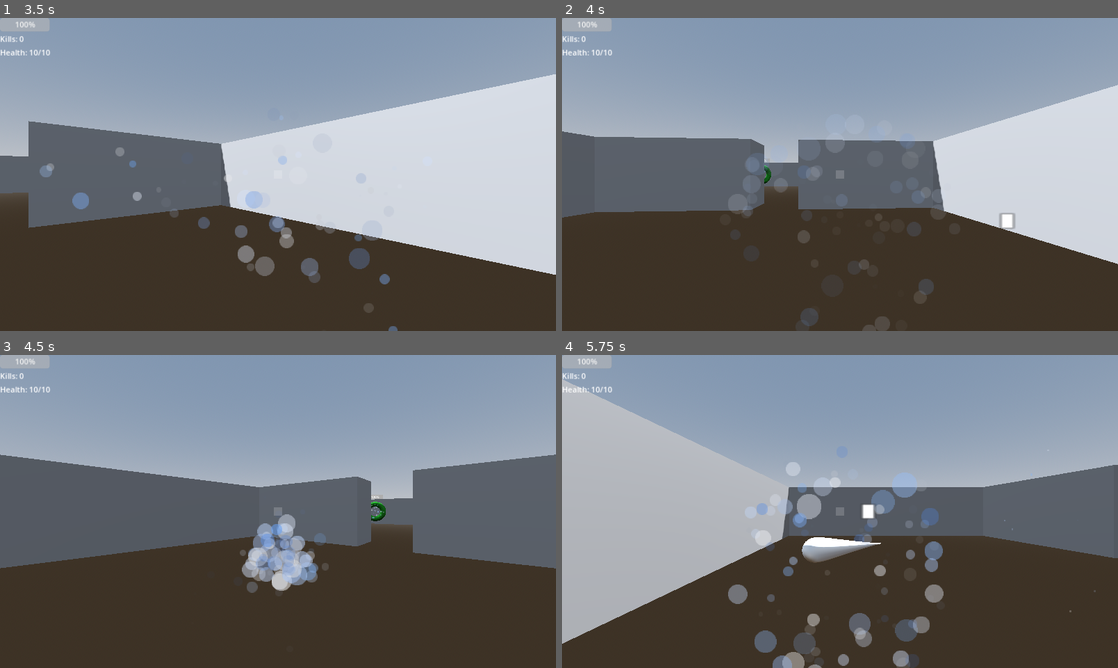
Above: before the commit, frames 1-4 (two rows, left to right).
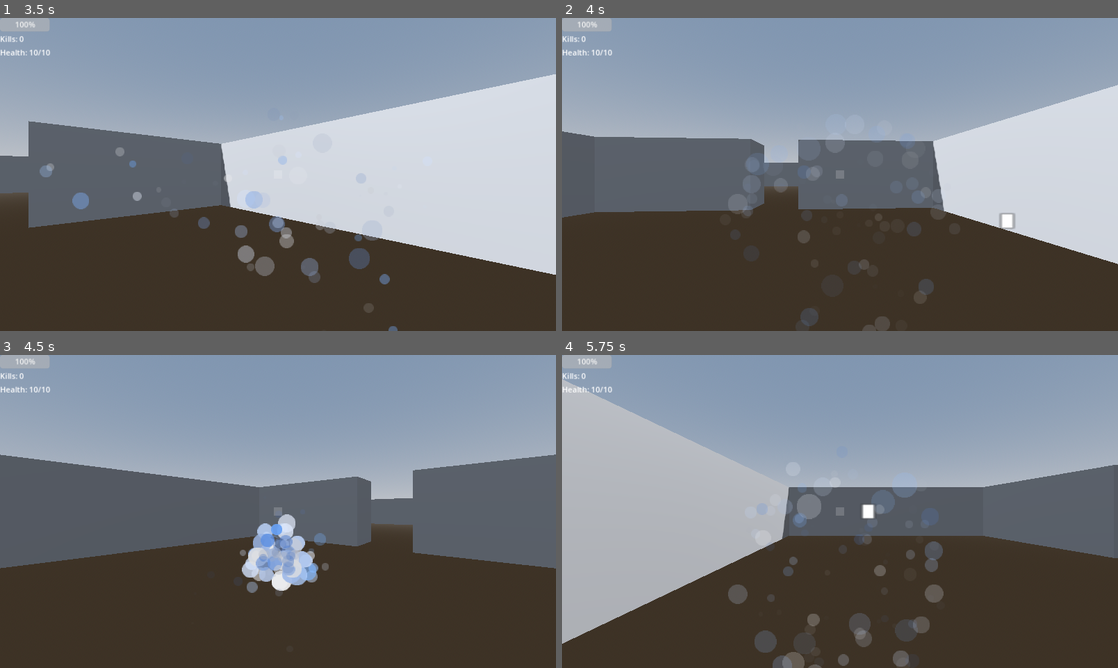
Above: after the commit, the same moments.

Repository: xtr3m3nerd/Scribble-Wizard
Game: Godot game, scene res://scenes/game/world.tscn
The game is run twice, just before and just after one commit, with the same random seed, the same clock (stepped at 60 frames per second) and the same inputs.
Inputs (mouse positions are in pixels of both pictures, inside the frame that each line leads up to):
- Up to frame 1 (3.5 s): tap Enter at 0.5 s; move the mouse to (400, 158) at 0.52 s; press the mouse at (400, 158) at 0.53 s; hold D (move_right) 0.53-1.28 s; move the mouse to (166, 190) at 1.27 s; release the mouse at (166, 190) at 1.28 s; hold S (move_backwards) 1.28-2.03 s; tap Shift (hold) at 1.35, 2.85 s; move the mouse to (333, 105) at 2.02 s; press the mouse at (333, 105) at 2.03 s; hold D (move_right) 2.03-2.78 s; move the mouse to (250, 237) at 2.77 s; release the mouse at (250, 237) at 2.78 s; hold W (move_forwards) from 2.78 s (still down)
- Up to frame 2 (4 s): move the mouse to (1006, 221) at 3.52 s; release W (move_forwards) at 3.53 s; press the mouse at (1006, 221) at 3.53 s; hold A (move_left) from 3.53 s (still down)
- Up to frame 3 (4.5 s): keep holding A (move_left); move the mouse to (111, 464) at 4.27 s; release the mouse at (111, 464) at 4.28 s; tap Shift (hold) at 4.35 s
- Up to frame 4 (5.75 s): move the mouse to (867, 511) at 5.02 s; release A (move_left) at 5.03 s; press the mouse at (867, 511) at 5.03 s; hold S (move_backwards) from 5.03 s (still down)

Frame 1 is identical in both runs. In frame 2, less than 0.1% of the frame differs, in the area x 36-38%, y 45-53%; in frame 3, 1.8%; in frame 4, 3.5%, in the area x 29-96%, y 42-100%.

Commit message:
Move if visible

Diff:
--- a/prefabs/enemies/enemy.gd
+++ b/prefabs/enemies/enemy.gd
@@ -28,14 +28,21 @@
 	if player == null:
 		return
 
-	var dir = player.global_position - global_position
-	dir.y = 0.0
-	dir = dir.normalized()
+	if can_see_player():
+		var dir = player.global_position - global_position
+		dir.y = 0.0
+		dir = dir.normalized()
 
-	look_at(player.global_position)
+		look_at(player.global_position)
 
-	velocity = dir * move_speed
-	move_and_slide()
+		velocity = dir * move_speed
+		move_and_slide()
+
+func can_see_player():
+	var eye_line = Vector3.UP * 1.5
+	var query = PhysicsRayQueryParameters3D.create(global_position+eye_line, player.global_position+eye_line, 1)
+	var result = get_world_3d().direct_space_state.intersect_ray(query)
+	return result.is_empty()
 
 func kill():
 	dead = true
